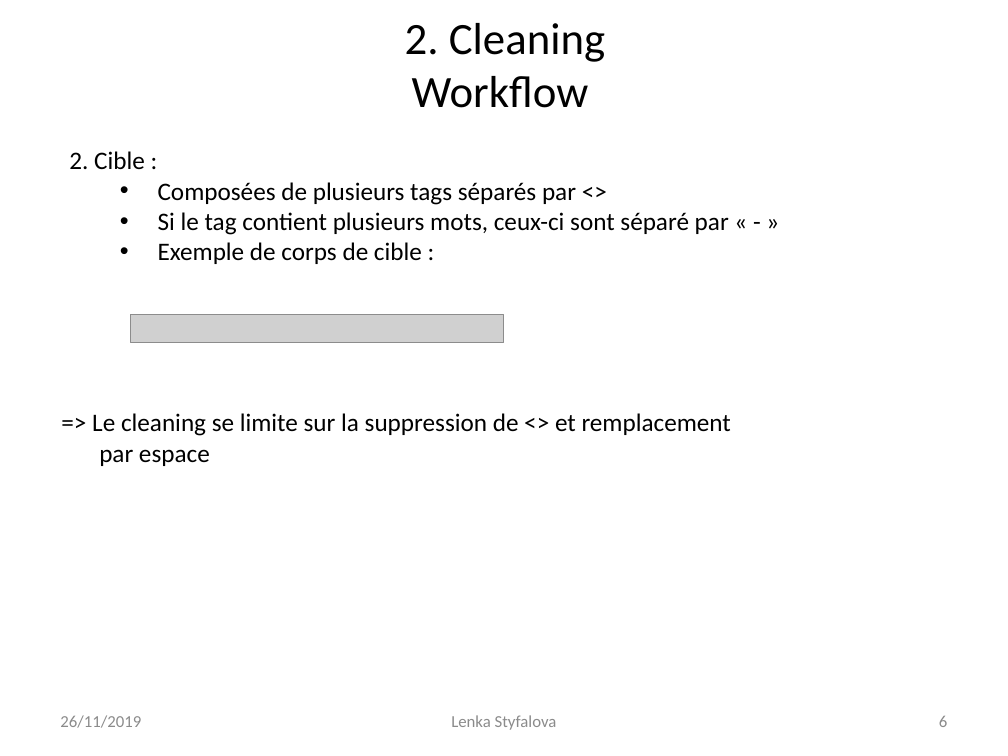
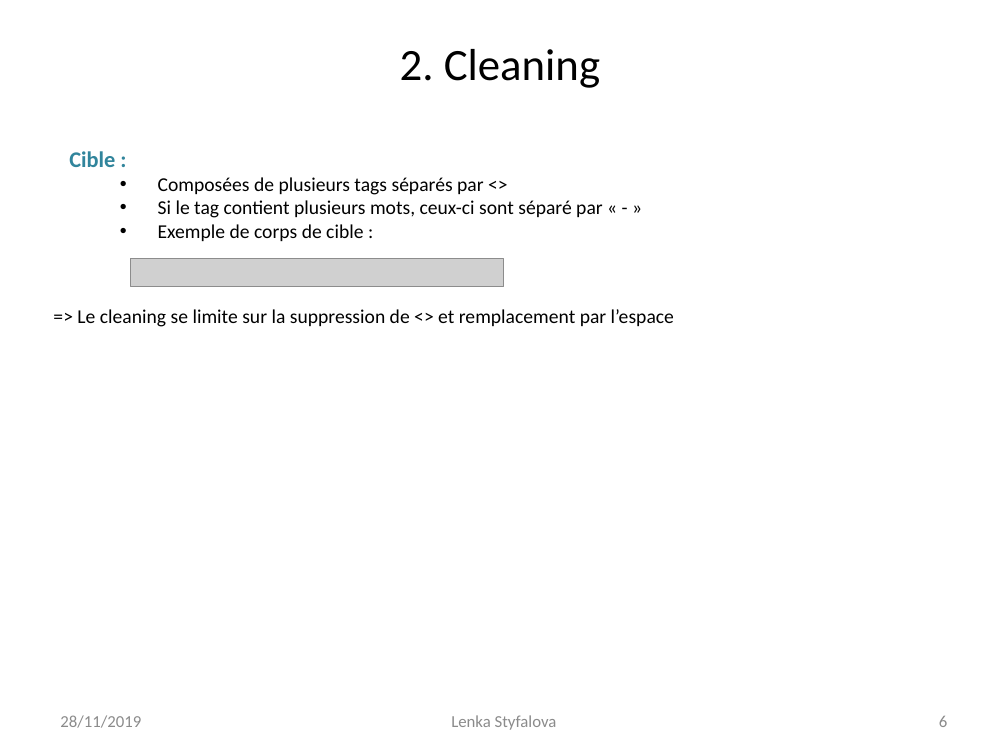
Before and after one commit to Lenka-St/Projet5, a slide deck: slide 6 of Projet 5 - Catégorisez automatiquement des questions.pptx. Drawn at 1008x756 pixels with LibreOffice and Linux fonts; fonts in the diff are those of the drawing; grey boxes stand for pictures. Boxes give left, top, right and bottom in pixels: in the first picture for what was removed or moved away, otherwise in the second. Text is boxed around its words. In the diff, an @@ line names an element or a change of style, - is before the commit and + after.

```diff
--- a/Projet 5 - Catégorisez automatiquement des questions.pptx
+++ b/Projet 5 - Catégorisez automatiquement des questions.pptx
@@ title at (400,49,600,88): text changed @@
-2. Cleaning
-Workflow
+2. Cleaning
@@ text at (69,151,115,167): text changed; size 18 to 16 pt; text colour #000000 to #31859C; bold on @@
-2. Cible :
+Cible :
@@ text at (158,177,603,241): size 18 to 14 pt @@
@@ picture: place and size @@
-picture at (131,314,504,343)
+picture at (131,259,504,287)
@@ text at (77,309,674,327): text changed; size 18 to 14 pt @@
-=> Le cleaning se limite sur la suppression de <> et remplacement par espace
+=> Le cleaning se limite sur la suppression de <> et remplacement par l’espace
@@ text at (60,715,141,728): text changed @@
-26/11/2019
+28/11/2019
```
Also in this commit, not shown: 16 other slides changed, 8 slides added, 1 slide removed.
